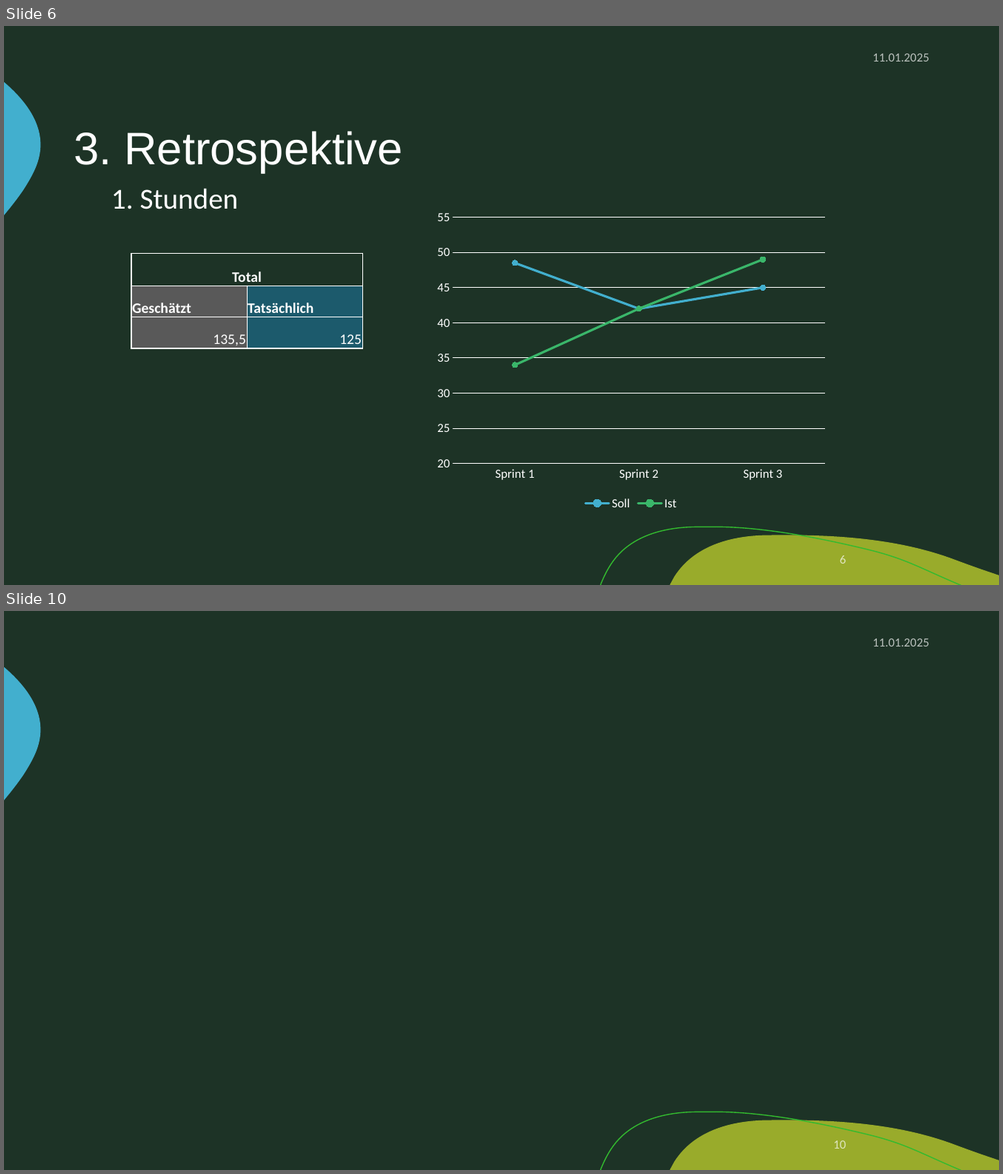
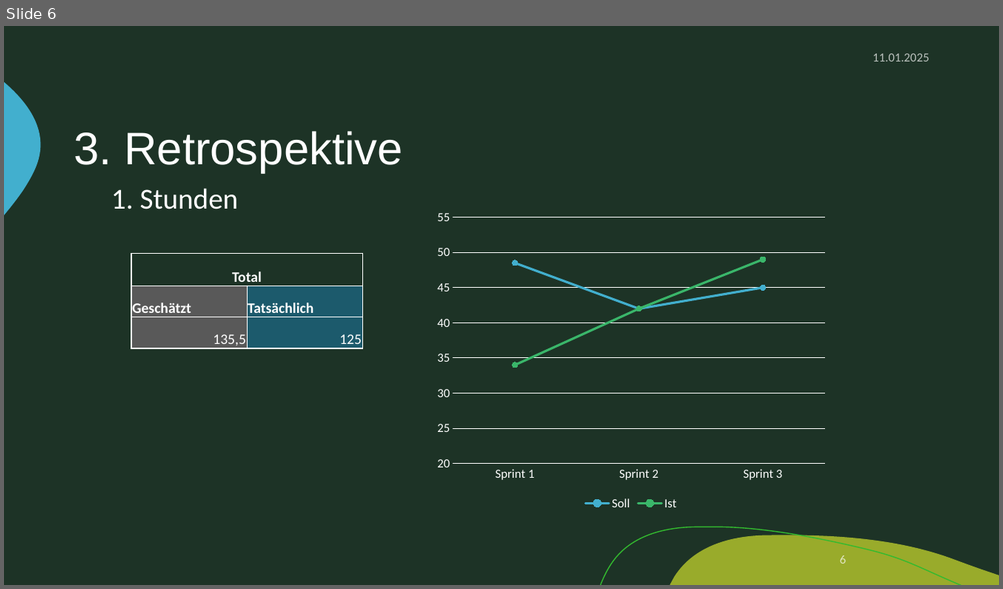
Before and after one commit to zIExpantion/ZumGelbenBach, a slide deck: Dokumente/Sprint-Backlog/Sprint-Backlog3.pptx. Shown one above the other, each under a label of ours: slides 6 and 10 before the commit, slide 6 after it; the slides between them are not shown. The pictures are 1003x1174 and 1003x589 pixels, drawn with LibreOffice and Linux fonts; fonts in the diff are those of the drawing; background and template pictures are left out. Boxes give left, top, right and bottom in pixels: in the first picture for what was removed or moved away, otherwise in the second. Text is boxed around its words. In the diff, an @@ line names an element or a change of style, - is before the commit and + after.

```diff
--- a/Dokumente/Sprint-Backlog/Sprint-Backlog3.pptx
+++ b/Dokumente/Sprint-Backlog/Sprint-Backlog3.pptx
@@ slide 10 removed at (4,611,999,1170), background #1D3326; not listed: 3 template elements that a slide beside it also shows @@
@@ text removed at (872,638,928,647) @@
-11.01.2025
@@ page number removed at (833,1141,845,1149) @@
-10
```
Also in this commit, not shown: 6 slides changed, 2 other slides removed.
